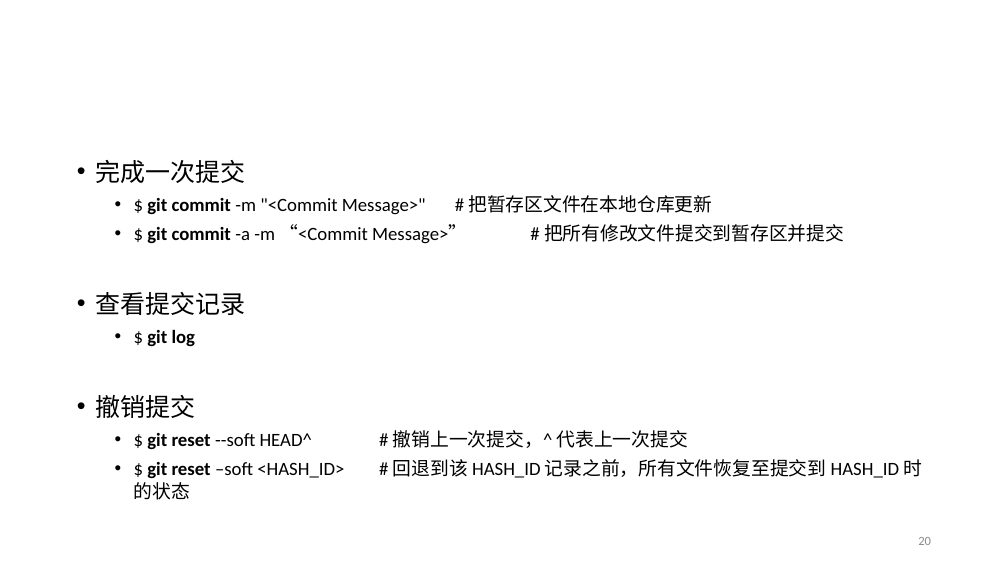
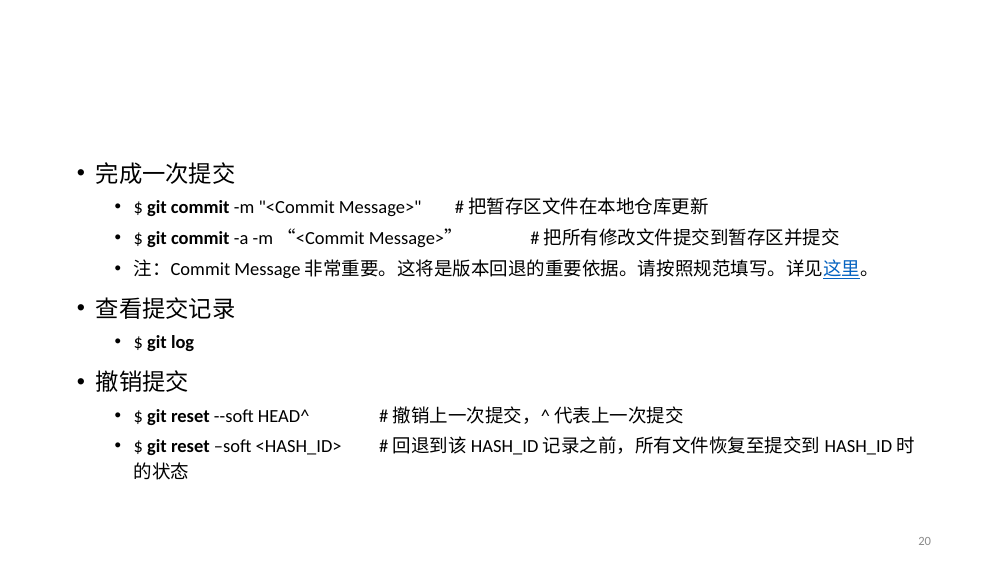
Before and after one commit to fantasysee/Git4Beginners_ICAIS, a slide deck: slide 20 of Git_Tutorial_ICAIS.pptx. Drawn at 1008x567 pixels with LibreOffice and Linux fonts; fonts in the diff are those of the drawing; background and template pictures are left out. Boxes give left, top, right and bottom in pixels: in the first picture for what was removed or moved away, otherwise in the second. Text is boxed around its words. In the diff, an @@ line names an element or a change of style, - is before the commit and + after.

```diff
--- a/Git_Tutorial_ICAIS.pptx
+++ b/Git_Tutorial_ICAIS.pptx
@@ text at [96,162,914,455]: size 23.8 to 22.2 pt in "完成一次提交", "查看提交记录", "撤销提交"; size 17.9 to 17.6 pt in "$ git commit -m "<Commit Message>" # ...", "$ git commit -a -m “<Commit Message>” ...", "$ git log", "$ git reset --soft HEAD^ # 撤销上一次提交，^ ..." and 1 more places; line spacing 1.05 to 1.15 @@
@@ text at [134,259,879,279]: paragraph added @@
+  • 注：Commit Message 非常重要。这将是版本回退的重要依据。请按照规范填写。详见这里。
```
Also in this commit, not shown: 6 other slides changed, 15 slides added, 6 other files.
